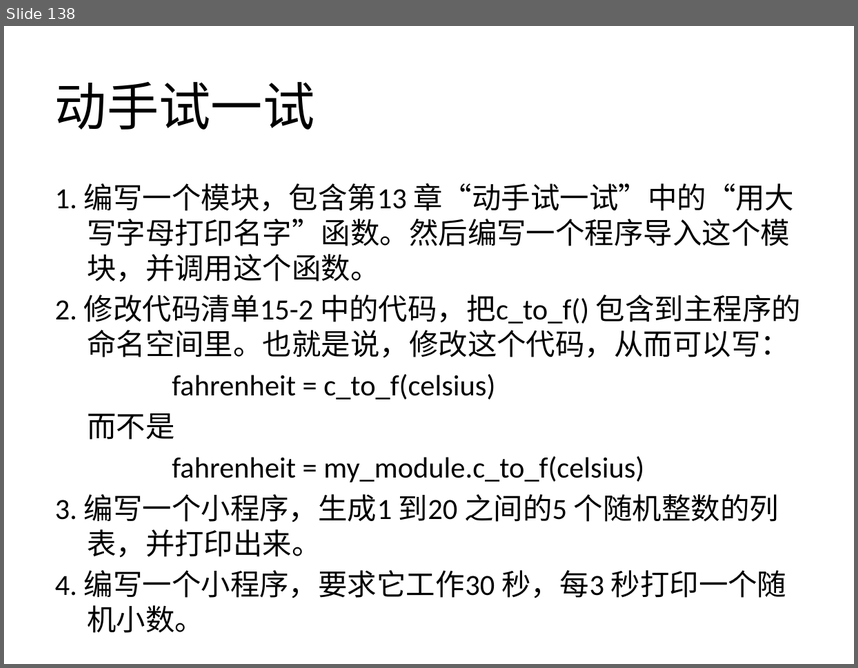
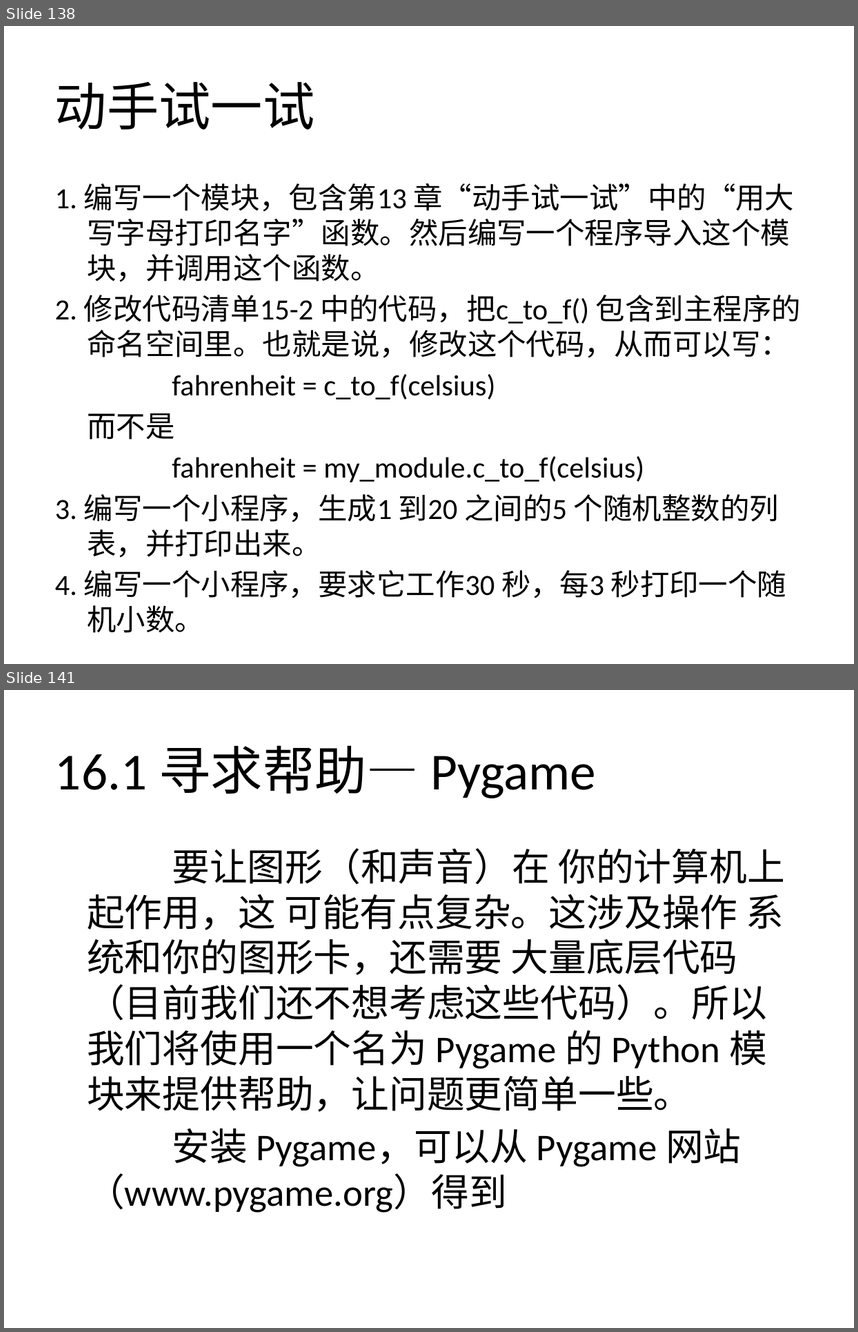
Before and after one commit to zhinan18/Python3, a slide deck: readme/Python3.pptx. Shown one above the other, each under a label of ours: slide 138 before the commit, slides 138 and 141 after it; the slides between them are not shown. The pictures are 858x668 and 858x1332 pixels, drawn with LibreOffice and Linux fonts; fonts in the diff are those of the drawing. Boxes give left, top, right and bottom in pixels: in the first picture for what was removed or moved away, otherwise in the second. Text is boxed around its words. In the diff, an @@ line names an element or a change of style, - is before the commit and + after.

```diff
--- a/readme/Python3.pptx
+++ b/readme/Python3.pptx
@@ slide 141 added at (4, 690, 854, 1328), background #FFFFFF @@
@@ title added at (55, 745, 596, 798), 44 pt, text #000000 @@
+16.1 寻求帮助— Pygame
@@ text added at (87, 848, 785, 1212), 32 pt, text #000000 @@
+要让图形（和声音）在 你的计算机上起作用，这 可能有点复杂。这涉及操作 系统和你的图形卡，还需要 大量底层代码（目前我们还不想考虑这些代码）。所以我们将使用一个名为 Pygame 的 Python 模块来提供帮助，让问题更简单一些。
+安装 Pygame，可以从 Pygame 网站（www.pygame.org）得到
```
Also in this commit, not shown: 13 other slides added, 19 other files.
